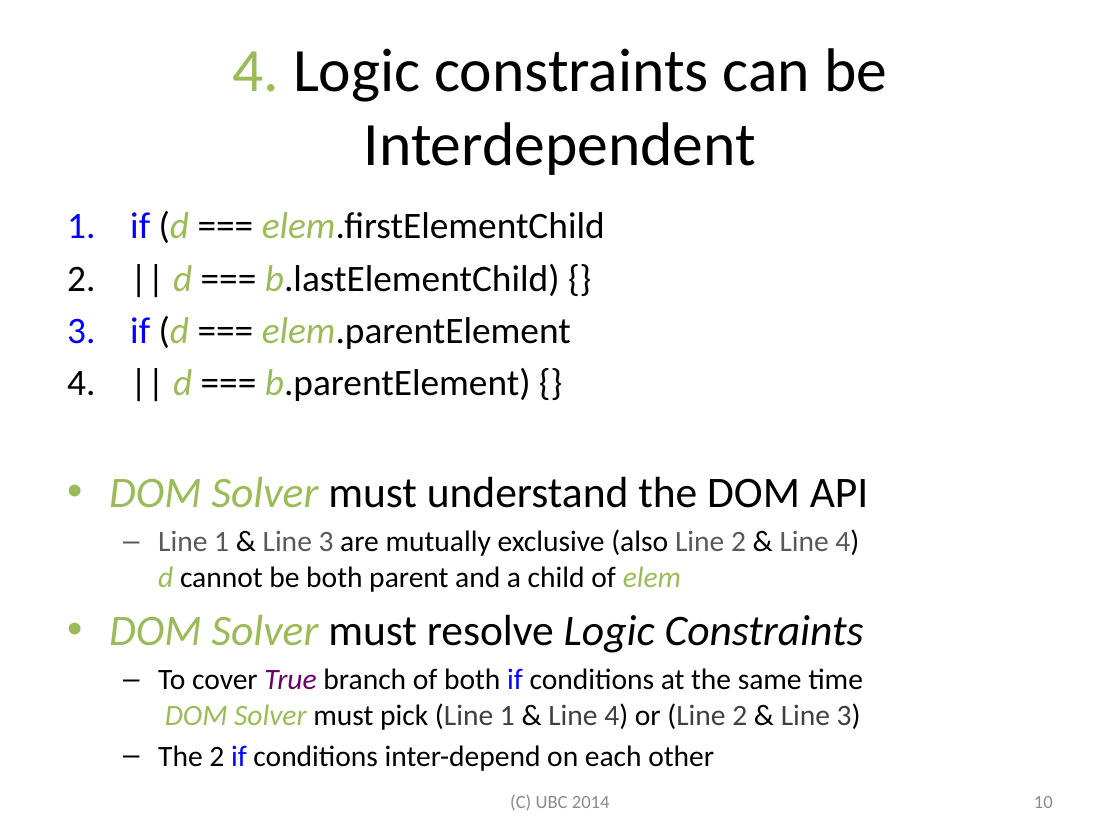
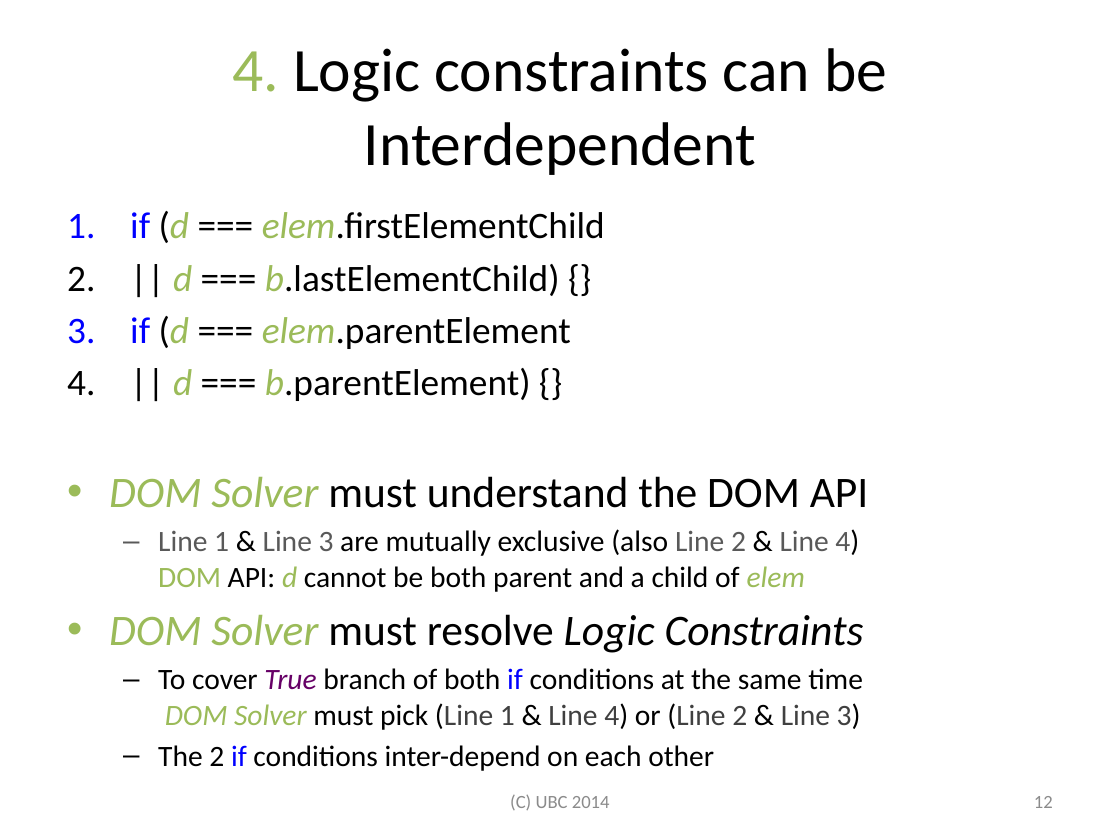
Before and after one commit to jamestklo/ConcolicJS, a slide deck: slide 13 of docs/csRPE-tkloReport.pptx (slide 11 before the commit). Drawn at 1120x840 pixels with LibreOffice and Linux fonts; fonts in the diff are those of the drawing. Boxes give left, top, right and bottom in pixels: in the first picture for what was removed or moved away, otherwise in the second. Text is boxed around its words. In the diff, an @@ line names an element or a change of style, - is before the commit and + after.

```diff
--- a/docs/csRPE-tkloReport.pptx
+++ b/docs/csRPE-tkloReport.pptx
@@ text at <box>158,529,859,592</box>: text changed @@
-  – Line 1 & Line 3 are mutually exclusive (also Line 2 & Line 4)
-    d cannot be both parent and a child of elem
+  – Line 1 & Line 3 are mutually exclusive (also Line 2 & Line 4)
+    DOM API: d cannot be both parent and a child of elem
@@ page number at <box>1034,796,1053,808</box>: text changed @@
-10
+12
```
Also in this commit, not shown: 24 other slides changed, 5 slides added, 3 slides removed, 7 other files.
